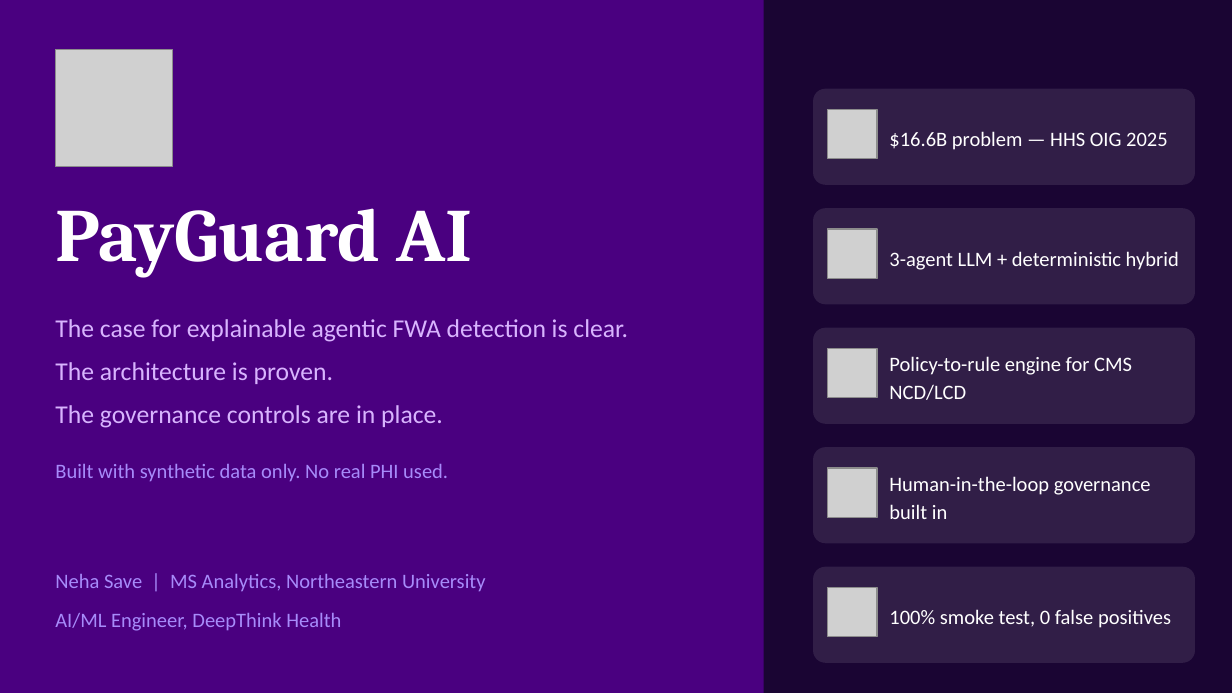
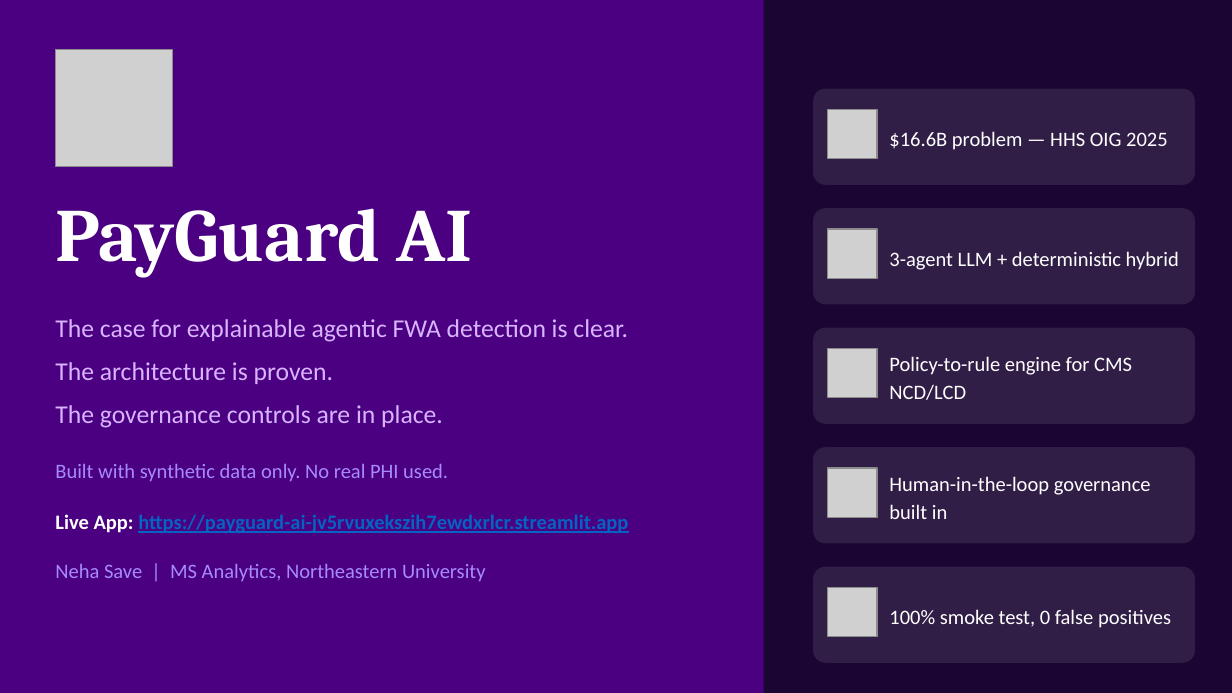
Before and after one commit to nehasave22/payguard-ai, a slide deck: slide 10 of submissions/PayGuardAI_Slides.pptx. Drawn at 1232x693 pixels with LibreOffice and Linux fonts; fonts in the diff are those of the drawing; grey boxes stand for pictures. Boxes give left, top, right and bottom in pixels: in the first picture for what was removed or moved away, otherwise in the second. Text is boxed around its words. In the diff, an @@ line names an element or a change of style, - is before the commit and + after.

Commit message:
Add live app link to slides

```diff
--- a/submissions/PayGuardAI_Slides.pptx
+++ b/submissions/PayGuardAI_Slides.pptx
@@ text "Live App: https://payguard-ai-jv5rvuxekszih7ewdxrlcr.streaml ...": place and size @@
-text "Live App: https://payguard-ai-jv5rvuxekszih7ewdxrlcr.streaml ..." at [55, 574, 486, 592]
+text "Live App: https://payguard-ai-jv5rvuxekszih7ewdxrlcr.streaml ..." at [55, 514, 628, 582]
@@ text at [55, 514, 628, 533]: paragraph added @@
+Live App: https://payguard-ai-jv5rvuxekszih7ewdxrlcr.streamlit.app
@@ text removed at [55, 613, 341, 631] @@
-AI/ML Engineer, DeepThink Health
```
Also in this commit, not shown: 1 other slide changed.
